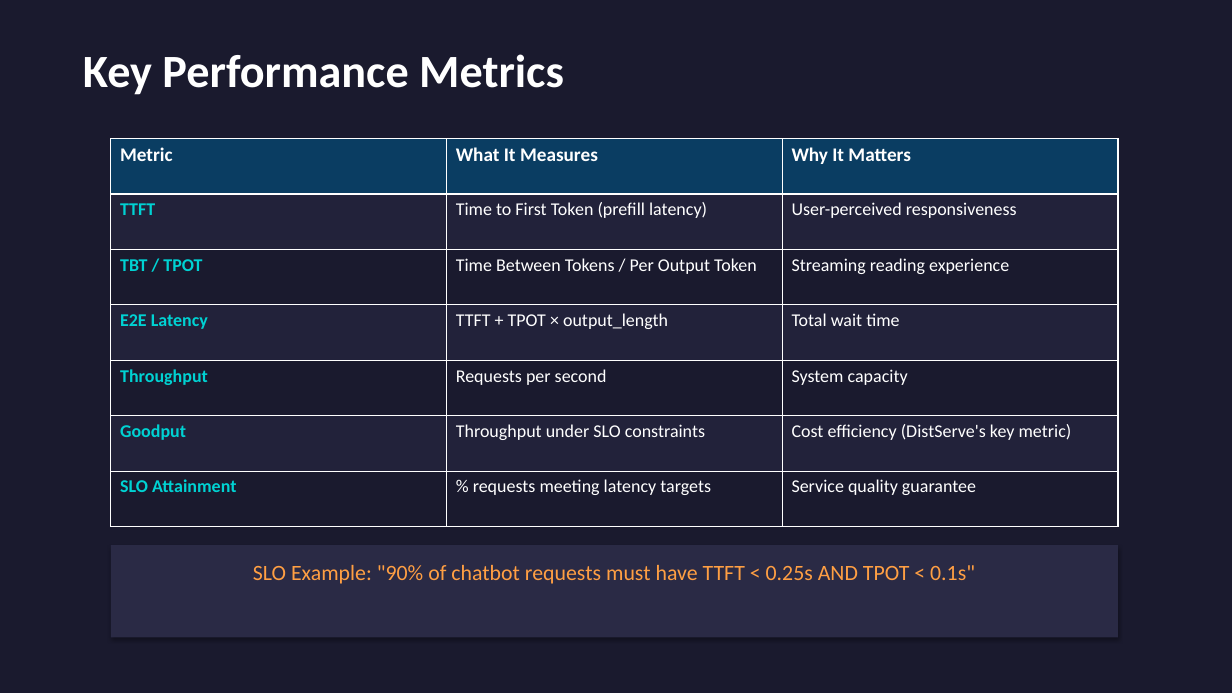
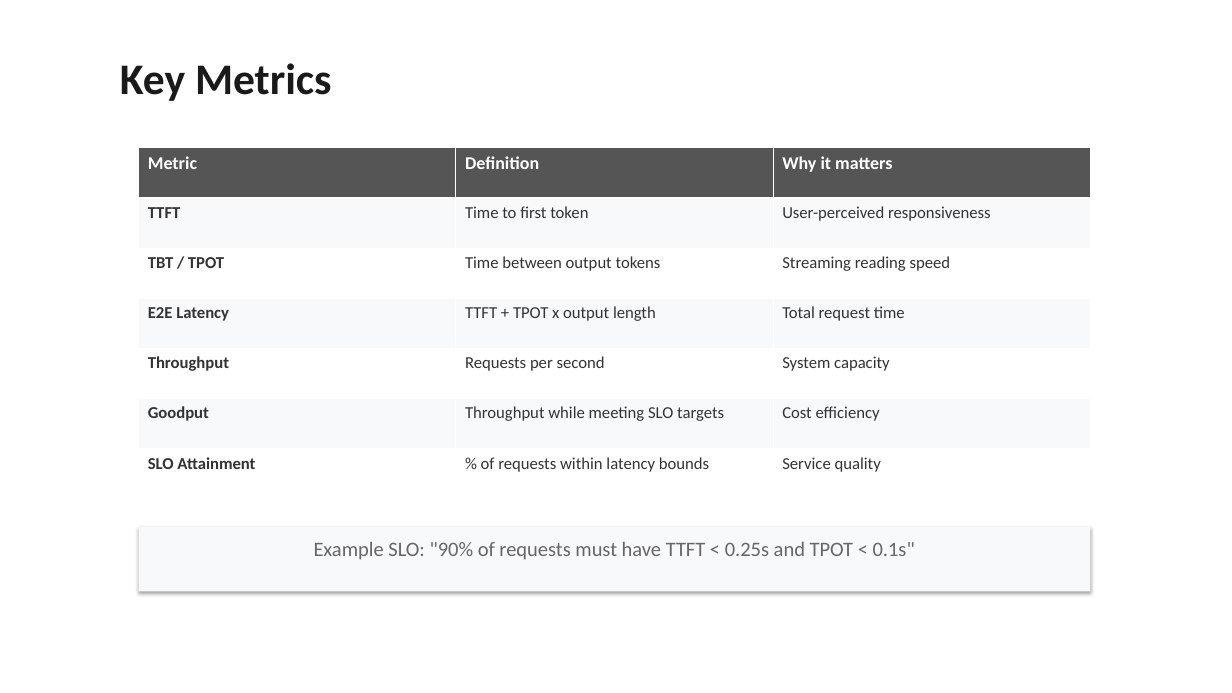
Before and after one commit to beratcelik1/llm-inference-phase-disaggregation, a slide deck: slide 5 of presentation/Phase_Disaggregation_LLM_Inference.pptx. Drawn at 1232x693 pixels with LibreOffice and Linux fonts; fonts in the diff are those of the drawing. Boxes give left, top, right and bottom in pixels: in the first picture for what was removed or moved away, otherwise in the second. Text is boxed around its words. In the diff, an @@ line names an element or a change of style, - is before the commit and + after.

Commit message:
Clean minimalist redesign, rewrite scripts for natural delivery
- White backgrounds, minimal color palette, no flashy gradients
- Scripts rewritten in conversational tone, 22 min total
- Removed LLM-style dashes and robotic phrasing

```diff
--- a/presentation/Phase_Disaggregation_LLM_Inference.pptx
+++ b/presentation/Phase_Disaggregation_LLM_Inference.pptx
@@ background #1A1A2E to #FFFFFF @@
@@ text at [120, 63, 332, 101]: text changed; size 36 to 34 pt; text colour #FFFFFF to #1A1A1A @@
-Key Performance Metrics
+Key Metrics
@@ table at [139, 148, 1090, 499] @@
-row 1, column 2: What It Measures
+row 1, column 2: Definition
-row 1, column 3: Why It Matters
+row 1, column 3: Why it matters
-row 2, column 2: Time to First Token (prefill latency)
+row 2, column 2: Time to first token
-row 3, column 2: Time Between Tokens / Per Output Token
+row 3, column 2: Time between output tokens
-row 3, column 3: Streaming reading experience
+row 3, column 3: Streaming reading speed
-row 4, column 2: TTFT + TPOT × output_length
+row 4, column 2: TTFT + TPOT x output length
-row 4, column 3: Total wait time
+row 4, column 3: Total request time
-row 6, column 2: Throughput under SLO constraints
+row 6, column 2: Throughput while meeting SLO targets
-row 6, column 3: Cost efficiency (DistServe's key metric)
+row 6, column 3: Cost efficiency
-row 7, column 2: % requests meeting latency targets
+row 7, column 2: % of requests within latency bounds
-row 7, column 3: Service quality guarantee
+row 7, column 3: Service quality
@@ fill #0A3D62 to #555555 in row 1 @@
@@ fill #22223A to #F8F9FA in 9 cells @@
@@ fill #1A1A2E to #FFFFFF in 9 cells @@
@@ size 15 to 14 pt in "Metric" @@
@@ size 14 to 13 pt in "TTFT", "User-perceived responsiveness", "TBT / TPOT", "E2E Latency" and 5 more places @@
@@ text colour #00D2D3 to #333333 in "TTFT", "TBT / TPOT", "E2E Latency", "Throughput" and 2 more places @@
@@ text colour #FFFFFF to #333333 in "User-perceived responsiveness", "Requests per second", "System capacity" @@
@@ table: place and size @@
-table at [111, 139, 1117, 527]
+table at [139, 148, 1090, 499]
@@ rectangle: place and size @@
-rectangle at [111, 545, 1118, 638]
+rectangle at [139, 527, 1091, 592]
@@ rectangle at [139, 527, 1091, 592]: fill #2A2A45 to #F8F9FA @@
@@ text at [314, 542, 915, 560]: text changed; size 17 to 16 pt; text colour #FF9F43 to #666666 @@
-SLO Example: "90% of chatbot requests must have TTFT < 0.25s AND TPOT < 0.1s"
+Example SLO: "90% of requests must have TTFT < 0.25s and TPOT < 0.1s"
```
Also in this commit, not shown: 18 other slides changed, 5 slides added, 6 slides removed, 4 other files.
